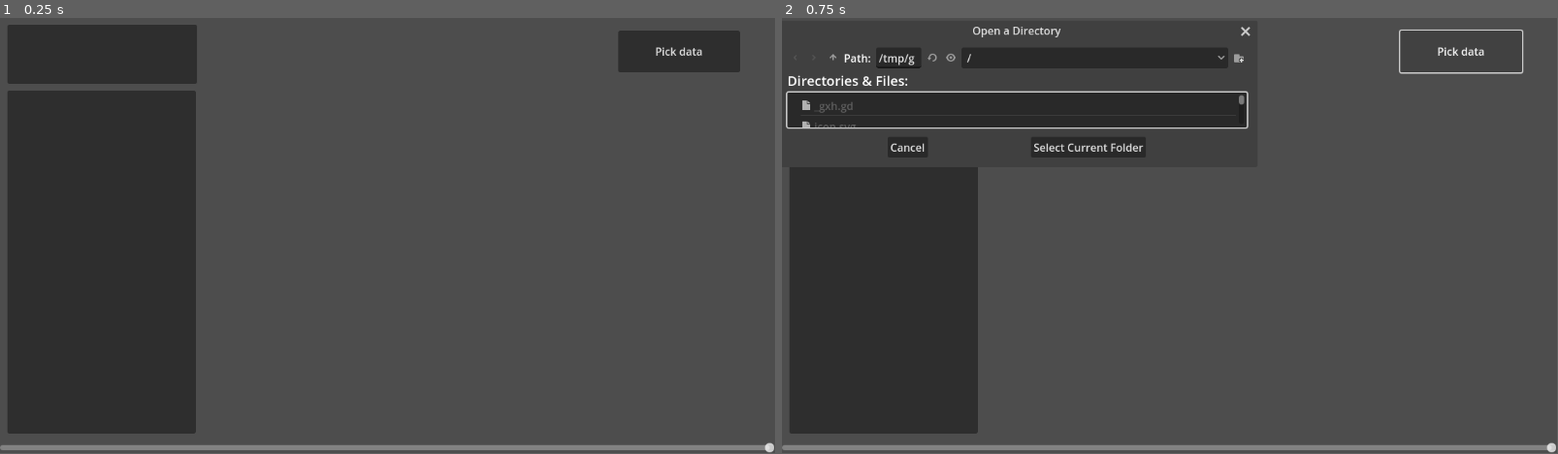
Above: before the commit, frames 1-2 (left to right).
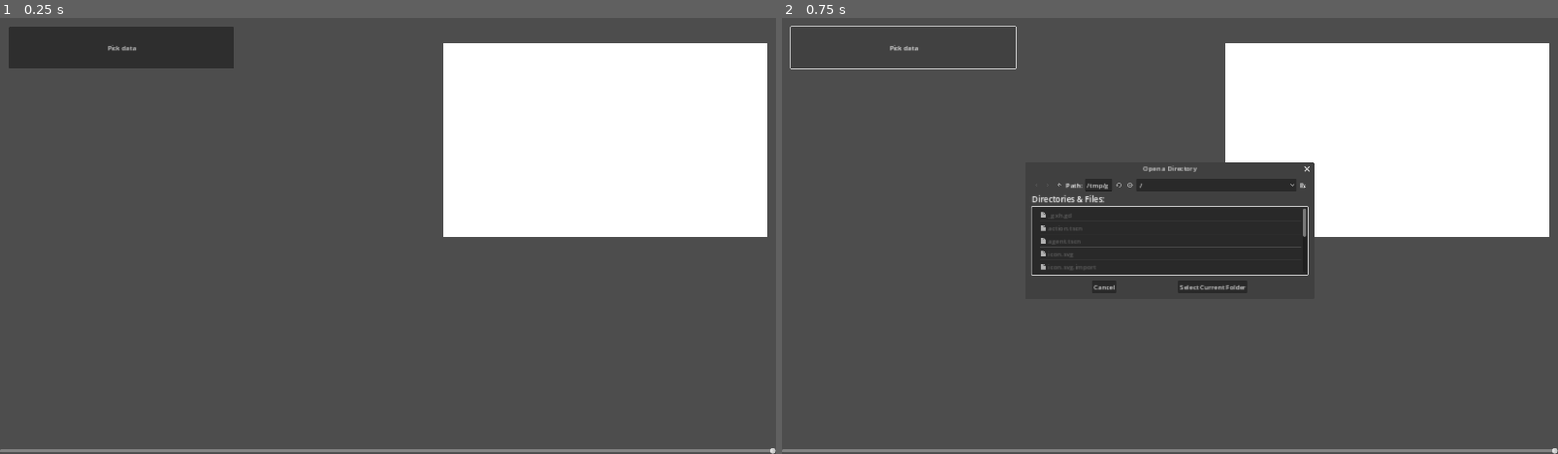
Above: after the commit, the same moments.

Repository: alexisjapas/gamasi
Game: Godot game, scene res://menu.tscn
Two runs of this game, one before a commit and one after it. Both use one fixed random seed, a clock stepped at 60 frames per second and the inputs below.
Inputs:
- Up to frame 1 (0.25 s): no input
- Up to frame 2 (0.75 s): click "Pick data" at 0.5 s
The window is 799x449 before the commit and 800x450 after it. Grey fills any space a smaller window leaves; there, only what the larger window draws over its background counts as a difference.

The runs differ from the first frame. In frame 1, 41% of the frame differs, in the area x 0-100%, y 1-100%; in frame 2, 47%.

Commit message:
Analyser genesis

Diff:
--- /dev/null
+++ b/gui/action.tscn
@@ -0,0 +1,28 @@
+[gd_scene format=3 uid="uid://cgfoa0ikppnth"]
+
+[node name="Action" type="Control"]
+layout_mode = 3
+anchors_preset = 0
+
+[node name="PanelContainer" type="PanelContainer" parent="."]
+offset_right = 95.0
+offset_bottom = 36.0
+
+[node name="GridContainer" type="GridContainer" parent="PanelContainer"]
+layout_mode = 2
+columns = 3
+
+[node name="DecisionTime" type="Label" parent="PanelContainer/GridContainer"]
+layout_mode = 2
+size_flags_horizontal = 0
+text = "fff"
+
+[node name="Action" type="Label" parent="PanelContainer/GridContainer"]
+layout_mode = 2
+size_flags_horizontal = 4
+text = "feesa"
+
+[node name="Success" type="Label" parent="PanelContainer/GridContainer"]
+layout_mode = 2
+size_flags_horizontal = 8
+text = "vds"
--- /dev/null
+++ b/gui/agent.tscn
@@ -0,0 +1,14 @@
+[gd_scene load_steps=2 format=3 uid="uid://c0yapisulfds3"]
+
+[ext_resource type="Texture2D" uid="uid://chb4ugii4lxvc" path="res://rabbit.png" id="1_6r4ll"]
+
+[node name="Agent" type="Node2D"]
+position = Vector2(120, 110)
+
+[node name="ColorRect" type="ColorRect" parent="."]
+offset_right = 16.0
+offset_bottom = 16.0
+
+[node name="Rabbit" type="Sprite2D" parent="."]
+position = Vector2(8, 8)
+texture = ExtResource("1_6r4ll")
--- a/gui/map.tscn
+++ b/gui/map.tscn
@@ -1,7 +1,11 @@
 [gd_scene format=3 uid="uid://bb8gk3kvnh7dj"]
 
-[node name="Map" type="Control"]
-layout_mode = 3
-anchors_preset = 0
-offset_right = 40.0
-offset_bottom = 40.0
+[node name="Map" type="Node2D"]
+
+[node name="ColorRect" type="ColorRect" parent="."]
+offset_right = 800.0
+offset_bottom = 480.0
+size_flags_horizontal = 4
+
+[node name="Population" type="Node2D" parent="."]
+unique_name_in_owner = true
--- a/gui/menu.gd
+++ b/gui/menu.gd
@@ -1,7 +1,8 @@
 extends Control
 
 var header
-var timeline_actions = {}
+var timeline
+var agents
 var timestamps
 var positions
 
@@ -11,34 +12,21 @@
 
 
 func _on_csv_file_dialog_dir_selected(dir):
-	read_csv(dir.path_join("timeline.csv"))
+	read_timeline(dir.path_join("timeline.json"))
 	read_timestamp(dir.path_join("timestamps.json"))
 	read_positions(dir.path_join("positions.json"))
+	load_agents_data(dir.path_join("agents_data.json"))
 
 
-func read_csv(path):
-	var file = FileAccess.open(path, FileAccess.READ)
+func read_timeline(path):
+	var temp = FileAccess.get_file_as_string(path)
+	timeline = JSON.parse_string(temp)
+	%CurrentActions.columns = timeline[0].size()
 
-	# Header
-	header = file.get_csv_line()
-	for c in header:
-		timeline_actions[c] = []
-	%ActionsHeader.clear()
-	%ActionsHeader.max_columns = header.size()
-	%ActionsItems.clear()
-	%ActionsItems.max_columns = header.size()
-
-	# Data
-	while file.get_position() < file.get_length():
-		var line = file.get_csv_line()
-		for c in line.size():
-			timeline_actions[header[c]].append(line[c])
-
-	for h in header:
-		%ActionsHeader.add_item(h)
-	for i in range(timeline_actions[header[0]].size()):
-		for h in header:
-			%ActionsItems.add_item(timeline_actions[h][i])
+func load_agents_data(path):
+	var temp = FileAccess.get_file_as_string(path)
+	agents = JSON.parse_string(temp)
+	print(agents[str(0)])
 
 func read_timestamp(path):
 	var temp = FileAccess.get_file_as_string(path)
@@ -53,14 +41,38 @@
 	print(positions[0])
 
 func _on_timeline_value_changed(value):
-	#var text = ""
-	#for h in header:
-		#text += " " + timeline_actions[h][value]
-	#%CurrentAction.text = text
-	print(value)
-
+	# Actions & timestamps
+	var actions = %CurrentActions.get_children()
+	if actions:
+		for n in actions:
+			%CurrentActions.remove_child(n)
+			n.queue_free()
 	if value == timestamps.size() - 1:
 		%Timestamps.text = str(timestamps[value]) + " - END"
 	else:
 		%Timestamps.text = str(timestamps[value]) + " - " + str(timestamps[value+1])
-	%Positions.text = str(positions[value])
+		for action in timeline:
+			if timestamps[value] <= action["decision_time"] and action["decision_time"] < timestamps[value+1]:
+				for k in action:
+					var action_attribute = Label.new()
+					action_attribute.text = str(action[k])
+					var color = agents[str(action["id"])]["color"]
+					action_attribute.modulate = Color(color[0]/255, color[1]/255, color[2]/255)
+					%CurrentActions.add_child(action_attribute)
+
+	# Map
+	var population = %Map/Population.get_children()
+	if population:
+		for n in population:
+			%Map/Population.remove_child(n)
+			n.queue_free()
+
+	for id in positions[value]:
+		draw_agent(positions[value][id], agents[id]["color"])
+
+func draw_agent(pos, color):
+	const AGENT = preload("res://agent.tscn")
+	var new_agent = AGENT.instantiate()
+	new_agent.position = Vector2(pos[1], pos[0]) * 16
+	new_agent.modulate = Color(color[0]/255, color[1]/255, color[2]/255)
+	%Map/Population.add_child(new_agent)
--- a/gui/menu.tscn
+++ b/gui/menu.tscn
@@ -1,6 +1,7 @@
-[gd_scene load_steps=2 format=3 uid="uid://bgp5qc8ejutey"]
+[gd_scene load_steps=3 format=3 uid="uid://bgp5qc8ejutey"]
 
 [ext_resource type="Script" path="res://menu.gd" id="1_n05mf"]
+[ext_resource type="PackedScene" uid="uid://bb8gk3kvnh7dj" path="res://map.tscn" id="2_mdpuf"]
 
 [node name="Menu" type="Control"]
 layout_mode = 3
@@ -14,11 +15,12 @@
 [node name="CsvFileDialog" type="FileDialog" parent="."]
 unique_name_in_owner = true
 title = "Open a Directory"
-position = Vector2i(0, 36)
-size = Vector2i(517, 159)
+initial_position = 1
+size = Vector2i(634, 300)
 ok_button_text = "Select Current Folder"
 file_mode = 2
 access = 2
+root_subfolder = "../results"
 
 [node name="PickCsvButton" type="Button" parent="."]
 layout_mode = 1
@@ -27,10 +29,10 @@
 anchor_top = 0.011
 anchor_right = 0.509
 anchor_bottom = 0.106
-offset_left = 895.96
-offset_top = 11.872
-offset_right = 513.632
-offset_bottom = 12.312
+offset_left = -16.4
+offset_top = 10.12
+offset_right = -398.728
+offset_bottom = 10.56
 grow_horizontal = 2
 grow_vertical = 2
 text = "Pick data"
@@ -55,56 +57,45 @@
 anchor_top = 0.5
 anchor_right = 0.5
 anchor_bottom = 0.5
-offset_left = -240.0
-offset_top = 238.0
-offset_right = 494.0
-offset_bottom = 285.0
+offset_left = 118.0
+offset_top = 199.0
+offset_right = 918.0
+offset_bottom = 258.0
 grow_horizontal = 2
 grow_vertical = 2
+horizontal_alignment = 1
+vertical_alignment = 1
 
 [node name="Timestamps" type="Label" parent="."]
 unique_name_in_owner = true
 layout_mode = 0
-offset_left = 347.0
-offset_top = 469.0
-offset_right = 1076.0
-offset_bottom = 525.0
+offset_left = 42.0
+offset_top = 142.0
+offset_right = 598.0
+offset_bottom = 198.0
+horizontal_alignment = 1
+vertical_alignment = 1
 
-[node name="ActionsHeader" type="ItemList" parent="."]
+[node name="Map" parent="." instance=ExtResource("2_mdpuf")]
 unique_name_in_owner = true
+position = Vector2(1098, 62)
+
+[node name="ScrollContainer" type="ScrollContainer" parent="."]
 layout_mode = 1
 anchors_preset = -1
-anchor_left = 0.00954861
-anchor_top = 0.0154321
-anchor_right = 0.25434
-anchor_bottom = 0.151235
-grow_horizontal = 2
-grow_vertical = 2
-same_column_width = true
-metadata/_edit_use_anchors_ = true
+anchor_left = 0.093
+anchor_top = 0.332
+anchor_right = 0.093
+anchor_bottom = 0.332
+offset_left = -137.56
+offset_top = -127.56
+offset_right = 419.44
+offset_bottom = 638.44
 
-[node name="ActionsItems" type="ItemList" parent="."]
+[node name="CurrentActions" type="GridContainer" parent="ScrollContainer"]
 unique_name_in_owner = true
-layout_mode = 1
-anchors_preset = -1
-anchor_left = 0.00954861
-anchor_top = 0.166667
-anchor_right = 0.252604
-anchor_bottom = 0.955247
-grow_vertical = 2
-same_column_width = true
-metadata/_edit_use_anchors_ = true
-
-[node name="Positions" type="Label" parent="."]
-unique_name_in_owner = true
-layout_mode = 1
-anchors_preset = -1
-anchor_right = 0.646
-anchor_bottom = 0.5
-offset_left = 413.0
-offset_top = 166.0
-offset_right = 146.808
-offset_bottom = -6.0
+layout_mode = 2
+columns = 4
 
 [connection signal="dir_selected" from="CsvFileDialog" to="." method="_on_csv_file_dialog_dir_selected"]
 [connection signal="pressed" from="PickCsvButton" to="." method="_on_pick_csv_button_pressed"]
--- a/gui/project.godot
+++ b/gui/project.godot
@@ -15,11 +15,19 @@
 config/features=PackedStringArray("4.2", "GL Compatibility")
 config/icon="res://icon.svg"
 
+[display]
+
+window/size/viewport_width=1920
+window/size/viewport_height=1080
+window/size/initial_position_type=2
+window/stretch/mode="canvas_items"
+
 [filesystem]
 
 import/blender/enabled=false
 
 [rendering]
 
-renderer/rendering_method="gl_compatibility"
-renderer/rendering_method.mobile="gl_compatibility"
+anti_aliasing/quality/msaa_2d=3
+anti_aliasing/quality/msaa_3d=3
+anti_aliasing/quality/screen_space_aa=1
Binary file added: gui/rabbit.png
Not shown, added: gui/rabbit.png.import
